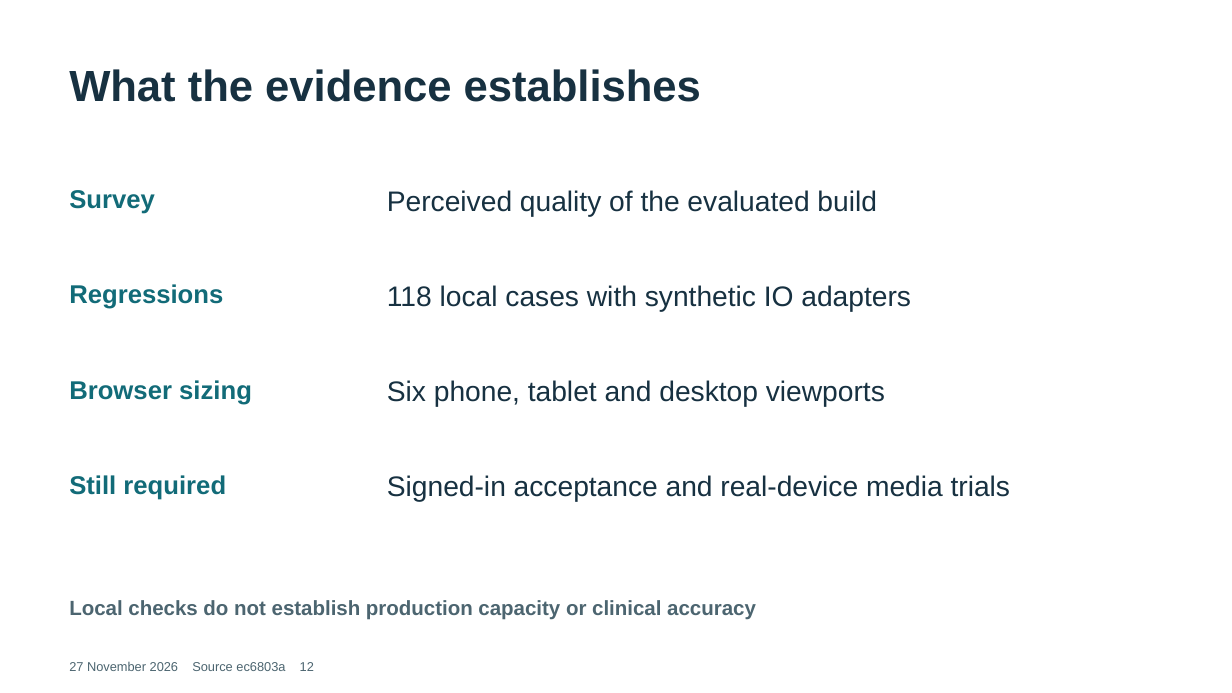
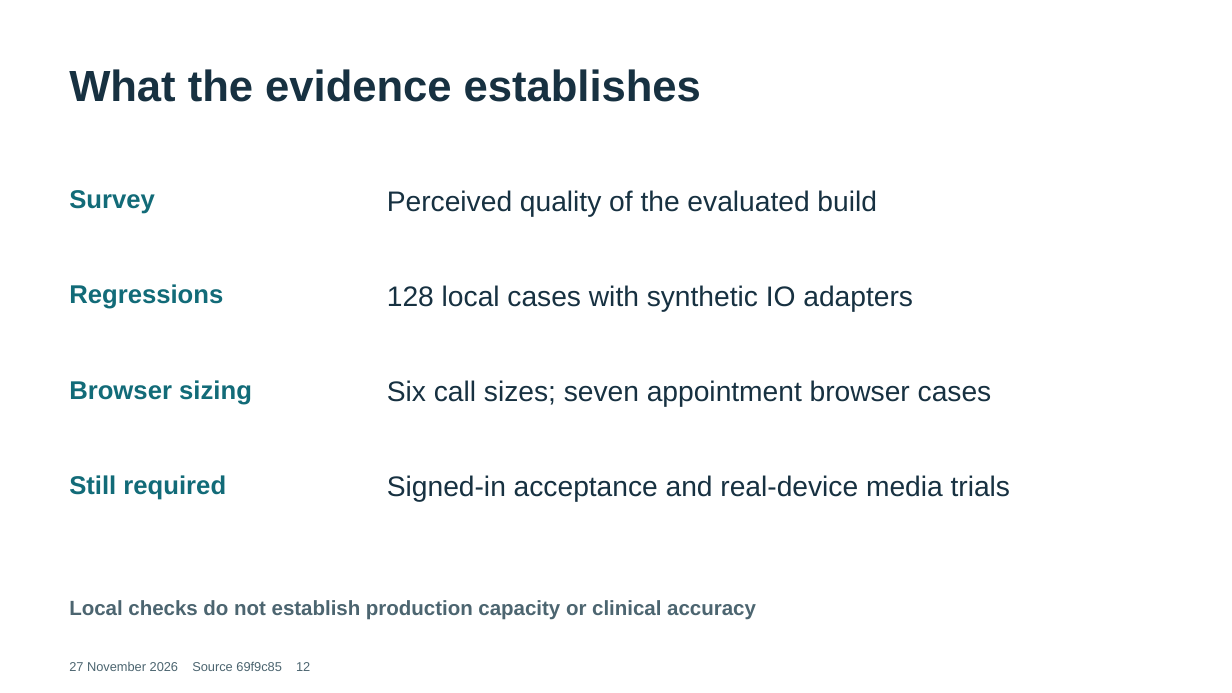
Before and after one commit to Garrette27/Livekit, a slide deck: slide 12 of docs/thesis-defense/TeleConsole-Waiting-Queue-and-Title-Defense.pptx. Drawn at 1232x693 pixels with LibreOffice and Linux fonts; fonts in the diff are those of the drawing. Boxes give left, top, right and bottom in pixels: in the first picture for what was removed or moved away, otherwise in the second. Text is boxed around its words. In the diff, an @@ line names an element or a change of style, - is before the commit and + after.

Commit message:
docs: align 259-page manuscript, ranked panel answers and demo slides with gated appointments

```diff
--- a/docs/thesis-defense/TeleConsole-Waiting-Queue-and-Title-Defense.pptx
+++ b/docs/thesis-defense/TeleConsole-Waiting-Queue-and-Title-Defense.pptx
@@ text at <box>387,285,913,312</box>: text changed @@
-118 local cases with synthetic IO adapters
+128 local cases with synthetic IO adapters
@@ text at <box>387,380,992,407</box>: text changed @@
-Six phone, tablet and desktop viewports
+Six call sizes; seven appointment browser cases
@@ text at <box>69,661,310,671</box>: text changed @@
-27 November 2026 Source ec6803a 12
+27 November 2026 Source 69f9c85 12
```
Also in this commit, not shown: 13 other slides changed, 34 other files.
